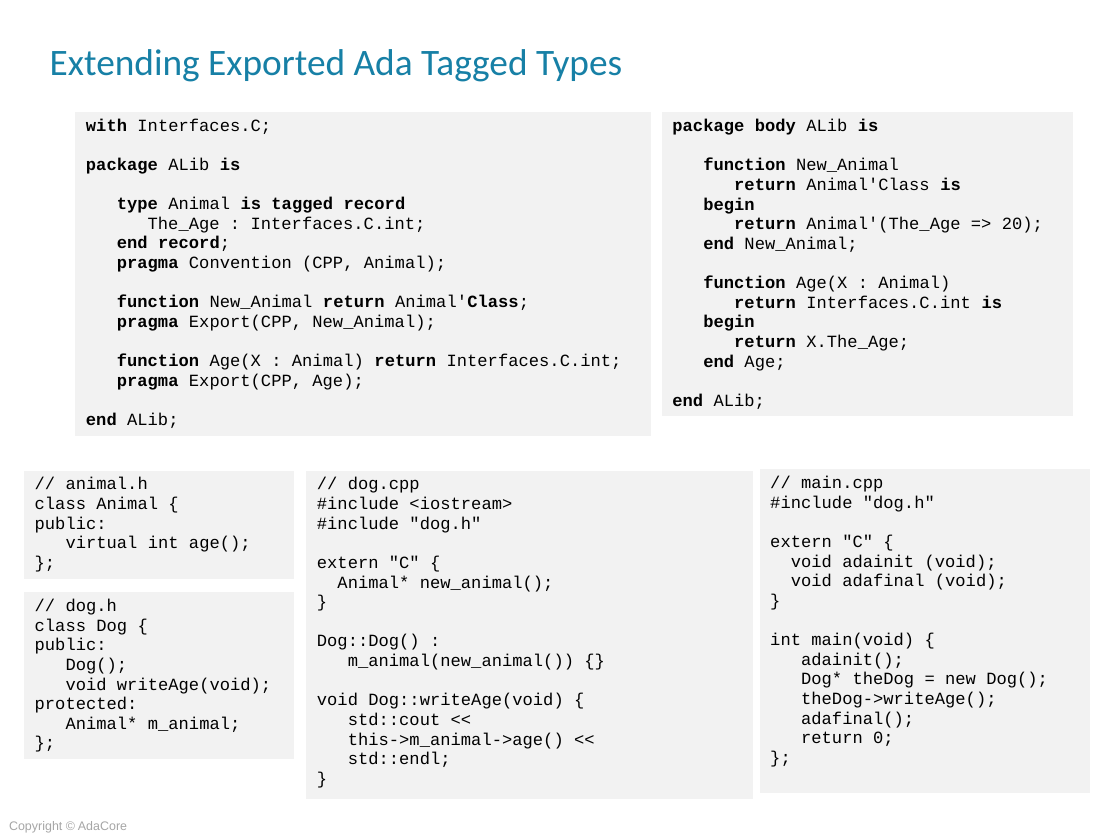
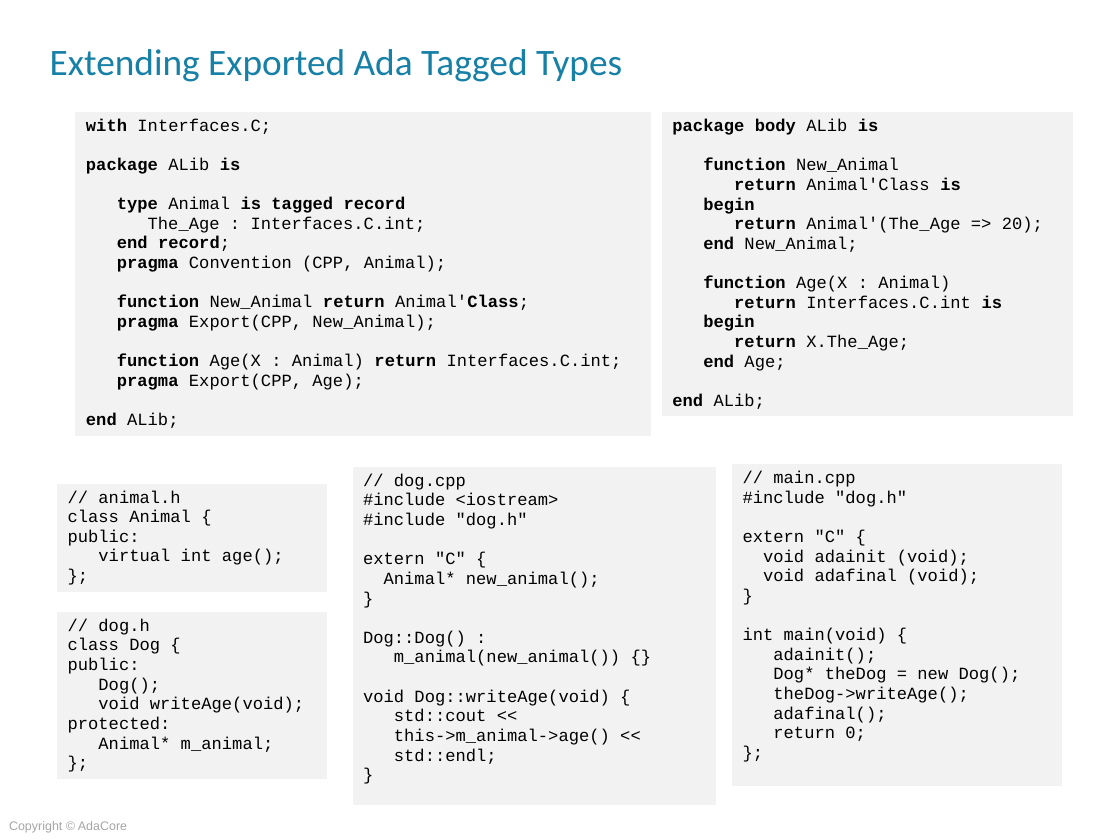
Before and after one commit to AdaCoreU/Courses, a slide deck: slide 16 of lectures/04_Mixed_Language_Programming_In_Ada/03_Ada_and_C++/Slides/03_Ada_and_C++.pptx. Drawn at 1120x840 pixels with LibreOffice and Linux fonts; fonts in the diff are those of the drawing; background and template pictures are left out. Boxes give left, top, right and bottom in pixels: in the first picture for what was removed or moved away, otherwise in the second. Text is boxed around its words. In the diff, an @@ line names an element or a change of style, - is before the commit and + after.

```diff
--- a/lectures/04_Mixed_Language_Programming_In_Ada/03_Ada_and_C++/Slides/03_Ada_and_C++.pptx
+++ b/lectures/04_Mixed_Language_Programming_In_Ada/03_Ada_and_C++/Slides/03_Ada_and_C++.pptx
@@ table: place and size @@
-table at [306, 470, 754, 810]
+table at [352, 466, 717, 805]
@@ table: place and size @@
-table at [759, 469, 1091, 794]
+table at [731, 464, 1063, 787]
@@ table: place and size @@
-table at [24, 470, 295, 736]
+table at [56, 483, 327, 756]
@@ table: place and size @@
-table at [24, 591, 295, 767]
+table at [56, 612, 327, 787]
```
Also in this commit, not shown: 9 other slides changed, 4 slides added, 4 slides removed.
